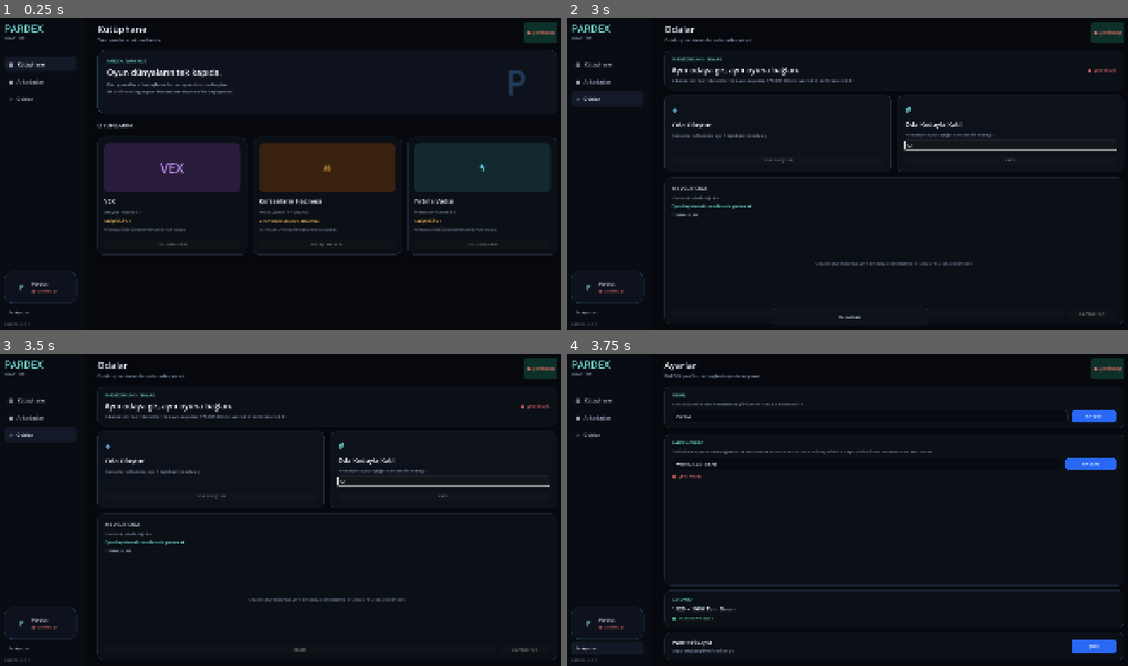
Above: before the commit, frames 1-4 (two rows, left to right).
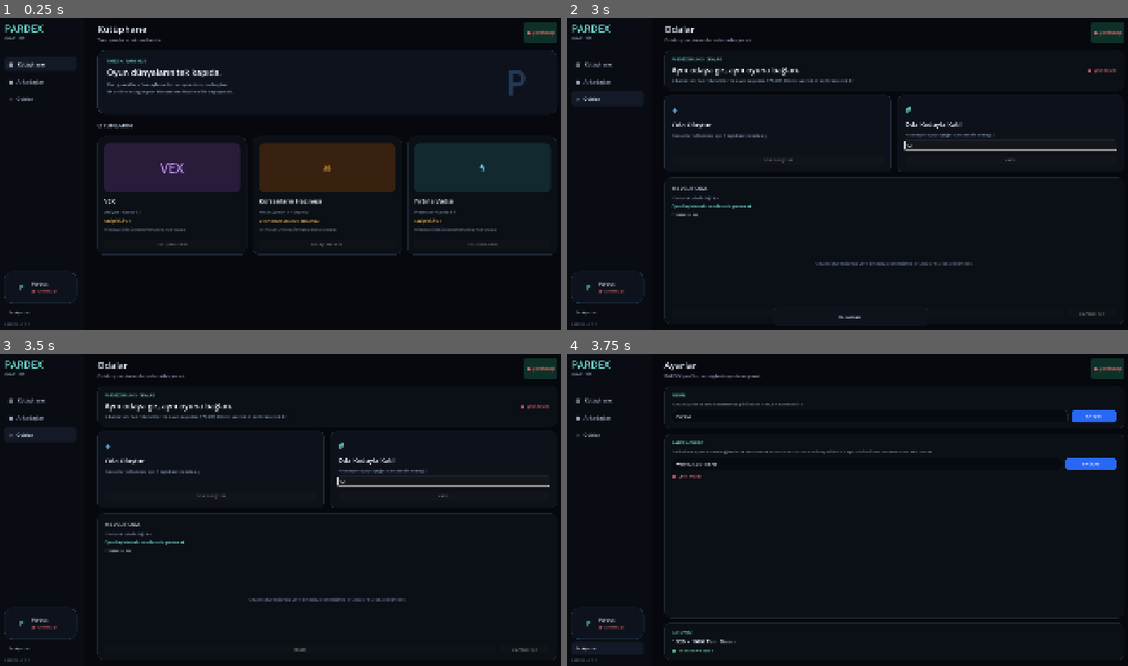
Above: after the commit, the same moments.

Repository: SerkanAydin06/Pardex
Game: Godot game, scene res://scenes/main.tscn
Same seed, same stepped clock (60 frames per second), same inputs: the game is played once before the commit and once after it.
Inputs (mouse positions are in pixels of both pictures, inside the frame that each line leads up to):
- Up to frame 1 (0.25 s): no input
- Up to frame 2 (3 s): click "▦ Kütüphane" at 0.5 s; click "● Arkadaşlar" at 1.25 s; click "◇ Odalar" at 2 s; click (1010, 145) at 2.77 s; type "12" at 2.85 s
- Up to frame 3 (3.5 s): no input
- Up to frame 4 (3.75 s): click "⚙ Ayarlar" at 3.5 s

Frames 1-3 are identical in both runs. In frame 4, 2.6% of the frame differs, in the area x 17-100%, y 72-96%.
Error after the commit: Invalid access to property or key 'pressed' on a base object of type 'null instance'. (res://scripts/main.gd:87)

Commit message:
Remove exit action from settings screen

Diff:
--- a/scenes/screens/settings.tscn
+++ b/scenes/screens/settings.tscn
@@ -124,7 +124,7 @@
 theme_override_colors/font_placeholder_color = Color(0.38, 0.44, 0.53, 1)
 theme_override_font_sizes/font_size = 15
 theme_override_styles/normal = SubResource("Input")
-placeholder_text = "ws://127.0.0.1:8765"
+placeholder_text = "wss://pardex-online-production.up.railway.app"
 
 [node name="ConnectButton" type="Button" parent="OnlinePanel/VBox/ServerRow"]
 layout_mode = 2
@@ -166,37 +166,3 @@
 theme_override_colors/font_color = Color(0.38, 0.86, 0.62, 1)
 theme_override_font_sizes/font_size = 14
 text = "●  TAM EKRAN AKTİF"
-
-[node name="ApplicationPanel" type="PanelContainer" parent="."]
-layout_mode = 2
-theme_override_styles/panel = SubResource("Panel")
-
-[node name="Row" type="HBoxContainer" parent="ApplicationPanel"]
-layout_mode = 2
-theme_override_constants/separation = 20
-
-[node name="Text" type="VBoxContainer" parent="ApplicationPanel/Row"]
-layout_mode = 2
-size_flags_horizontal = 3
-theme_override_constants/separation = 5
-
-[node name="Title" type="Label" parent="ApplicationPanel/Row/Text"]
-layout_mode = 2
-theme_override_colors/font_color = Color(0.92, 0.95, 1, 1)
-theme_override_font_sizes/font_size = 18
-text = "PARDEX'i kapat"
-
-[node name="Description" type="Label" parent="ApplicationPanel/Row/Text"]
-layout_mode = 2
-theme_override_colors/font_color = Color(0.48, 0.54, 0.63, 1)
-theme_override_font_sizes/font_size = 13
-text = "Uygulamadan güvenli şekilde çık."
-
-[node name="ExitButton" type="Button" parent="ApplicationPanel/Row"]
-layout_mode = 2
-custom_minimum_size = Vector2(150, 0)
-focus_mode = 0
-theme_override_colors/font_color = Color(1, 1, 1, 1)
-theme_override_font_sizes/font_size = 14
-theme_override_styles/normal = SubResource("Button")
-text = "ÇIKIŞ"
